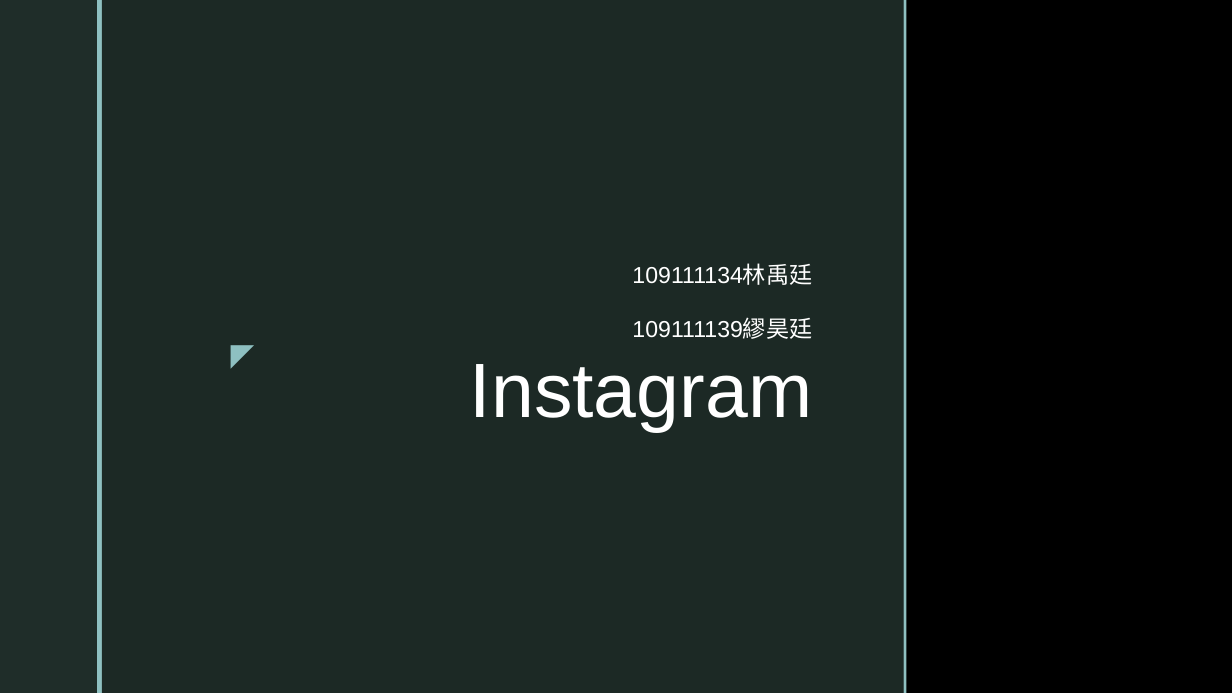
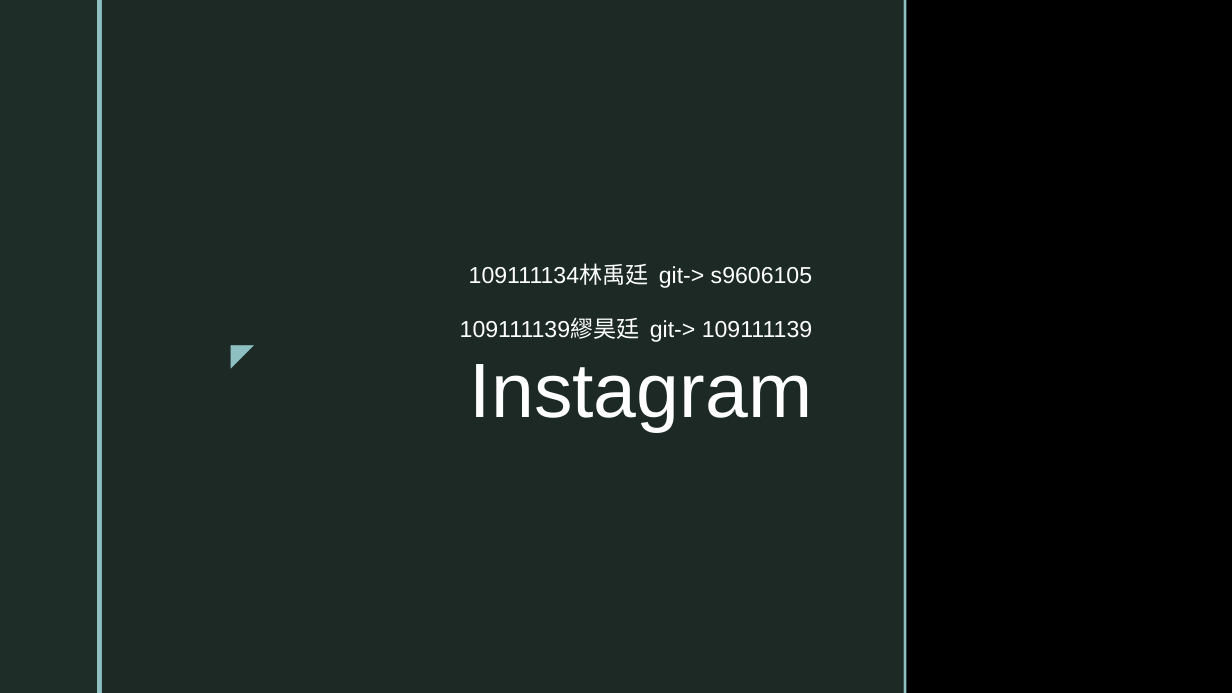
Before and after one commit to s9606105/end-report, a slide deck: slide 1 of 系統分析期末報告.pptx. Drawn at 1232x693 pixels with LibreOffice and Linux fonts; fonts in the diff are those of the drawing; background and template pictures are left out. Boxes give left, top, right and bottom in pixels: in the first picture for what was removed or moved away, otherwise in the second. Text is boxed around its words. In the diff, an @@ line names an element or a change of style, - is before the commit and + after.

```diff
--- a/系統分析期末報告.pptx
+++ b/系統分析期末報告.pptx
@@ subtitle at (460, 265, 812, 342): text changed @@
-109111134林禹廷
-109111139繆昊廷
+109111134林禹廷 git-> s9606105
+109111139繆昊廷 git-> 109111139
```
Also in this commit, not shown: 1 other slide changed.
